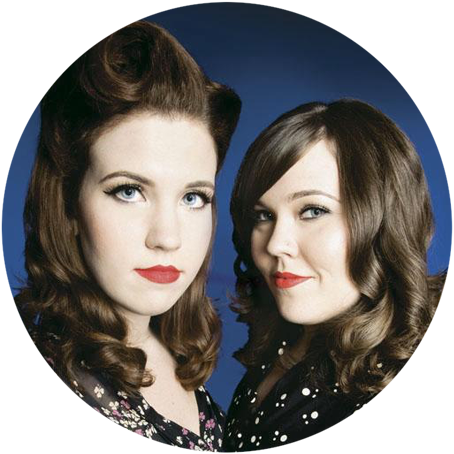
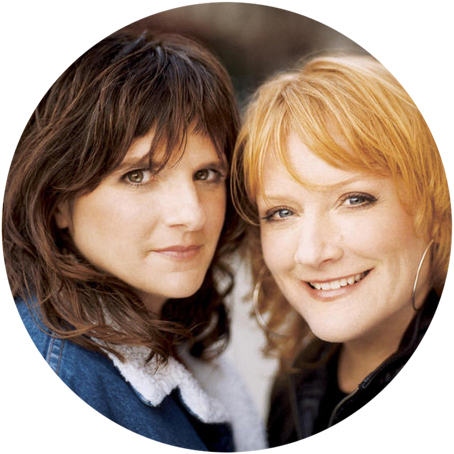
Comparing the layer stacks of the two 454 x 454 images. Changes:
added layer "Layer 2" in group "Group 1" over [1, 2, 453, 453]
